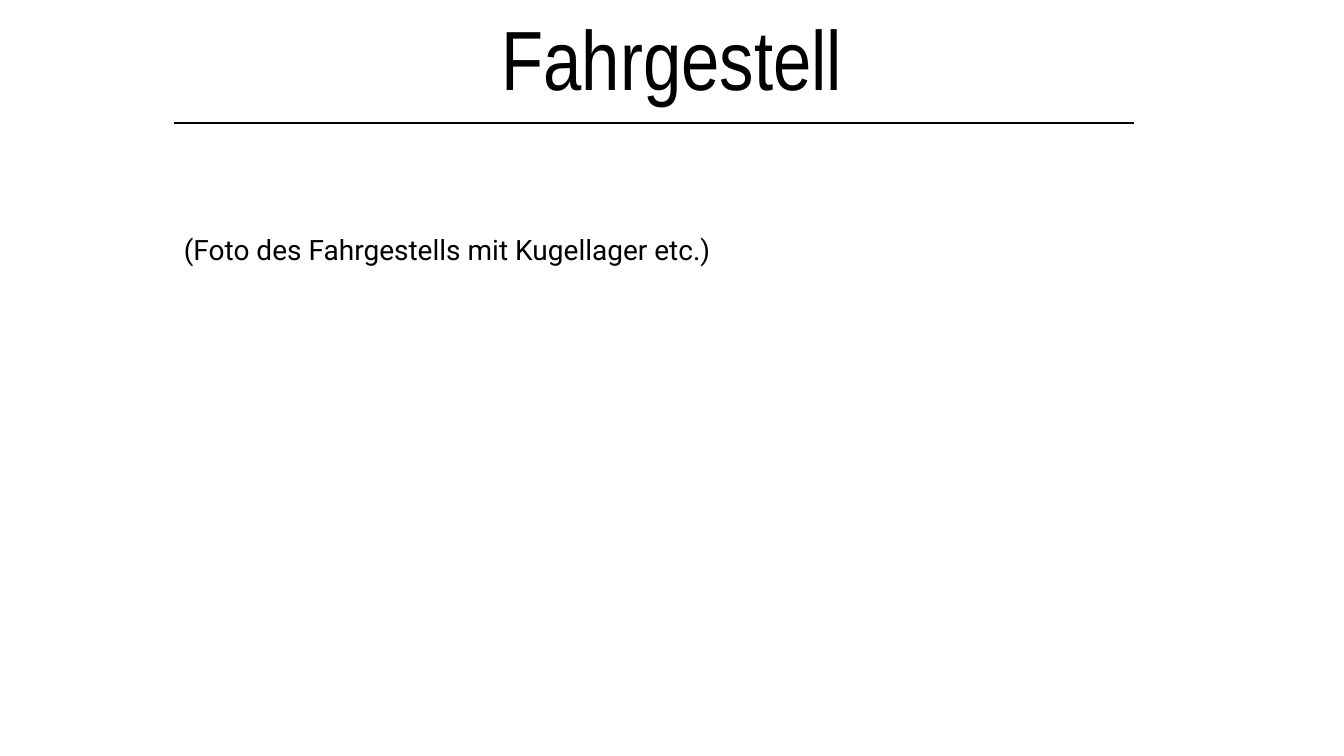
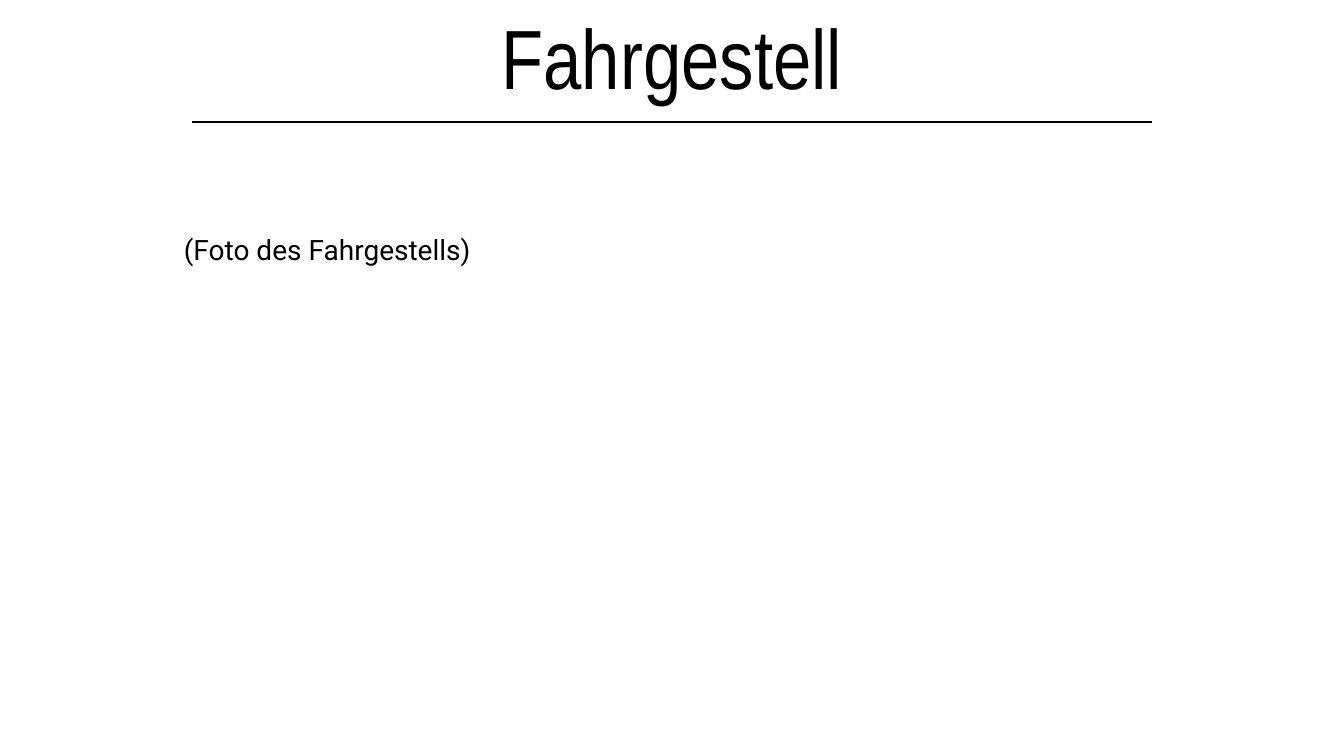
Before and after one commit to lsswchmnn/tank, a slide deck: slide 8 of Präsentation/Kettenfahrzeug.pptx (slide 7 before the commit). Drawn at 1344x756 pixels with LibreOffice and Linux fonts; fonts in the diff are those of the drawing. Boxes give left, top, right and bottom in pixels: in the first picture for what was removed or moved away, otherwise in the second. Text is boxed around its words. In the diff, an @@ line names an element or a change of style, - is before the commit and + after.

```diff
--- a/Präsentation/Kettenfahrzeug.pptx
+++ b/Präsentation/Kettenfahrzeug.pptx
@@ line moved from (173, 123) - (1134, 123) to (192, 122) - (1152, 122) @@
@@ subtitle at (x1=184, y1=237, x2=471, y2=266): text changed @@
-(Foto des Fahrgestells mit Kugellager etc.)
+(Foto des Fahrgestells)
```
Also in this commit, not shown: 2 other slides changed, 1 slide added.
